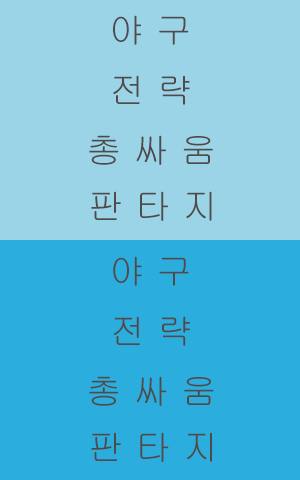
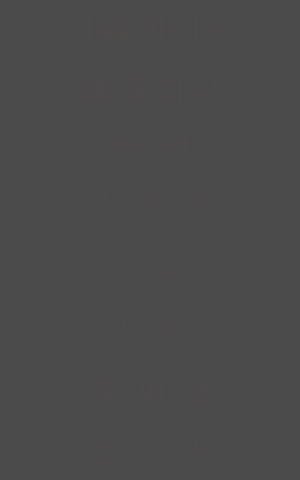
Layered file, before and after one edit (300x480). Changes by layer:
renamed "판 타 지" to "스 포 츠", painted on it over box(91, 191, 215, 221)
renamed "총 싸 움" to "액 션", painted on it over box(89, 135, 213, 165)
renamed "전 략" to "롤플레잉", painted on it over box(83, 75, 216, 105)
renamed "야 구" to "시뮬레이션", painted on it over box(65, 15, 234, 45)
added layer "Layer 3" above "Layer 2" over box(0, 0, 300, 480)
hid "Layer 2" over box(0, 240, 300, 480)
hid "Layer 12 copy" over box(0, 0, 300, 240)
